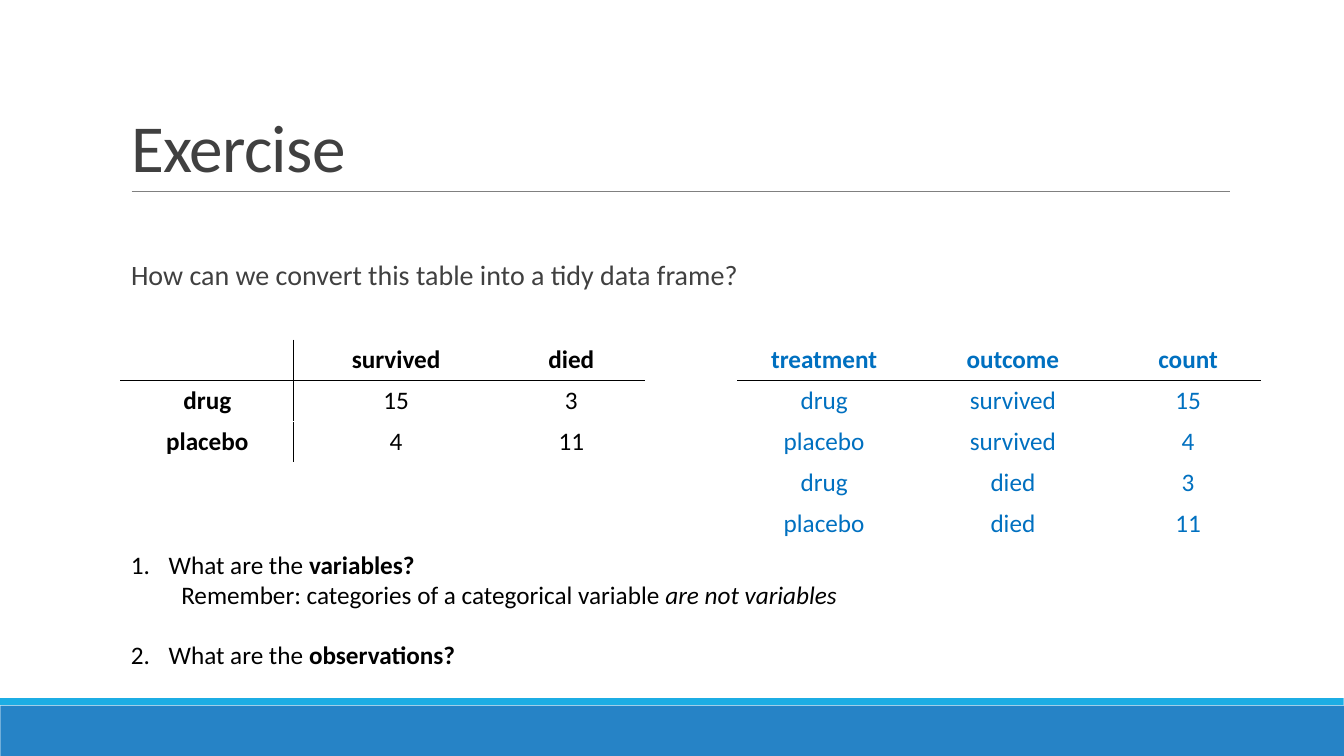
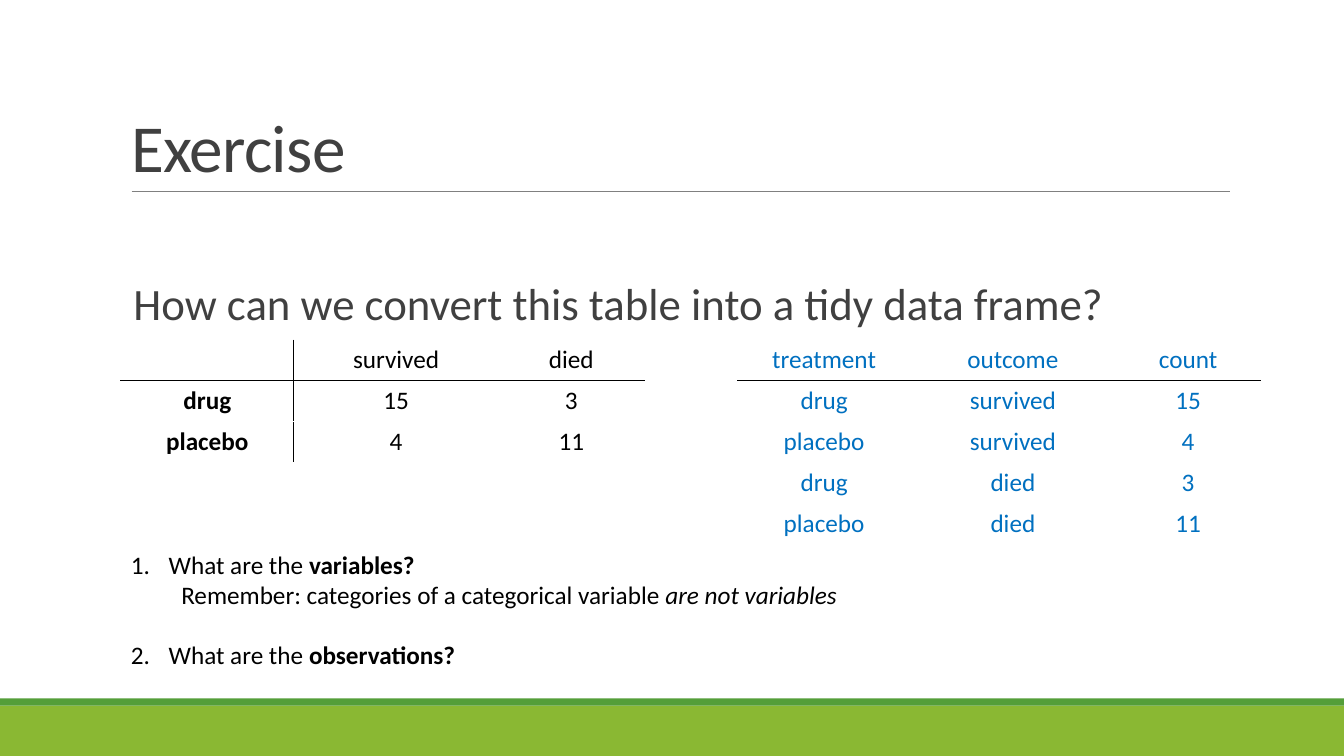
Before and after one commit to sjspielman/bio5312_fall2017, a slide deck: slide 24 of slides/day3_probability_tidyverse2.pptx (slide 7 before the commit). Drawn at 1344x756 pixels with LibreOffice and Linux fonts; fonts in the diff are those of the drawing. Boxes give left, top, right and bottom in pixels: in the first picture for what was removed or moved away, otherwise in the second. Text is boxed around its words. In the diff, an @@ line names an element or a change of style, - is before the commit and + after.

```diff
--- a/slides/day3_probability_tidyverse2.pptx
+++ b/slides/day3_probability_tidyverse2.pptx
@@ text "How can we convert this ..." at box(133, 289, 1103, 328): size 20 to 32 pt; bullet colour #1CADE4 to #549E39 @@
@@ table at box(121, 340, 643, 463) @@
@@ bold off in "survived", "died" @@
@@ table at box(738, 340, 1260, 544) @@
@@ bold off in "treatment", "outcome", "count" @@
@@ rectangle at box(0, 706, 1344, 756): fill #2683C6 to #8AB833 @@
@@ rectangle at box(0, 699, 1344, 706): fill #1CADE4 to #549E39 @@
```
Also in this commit, not shown: 5 other slides changed, 28 slides added, 2 slides removed, 3 other files.
